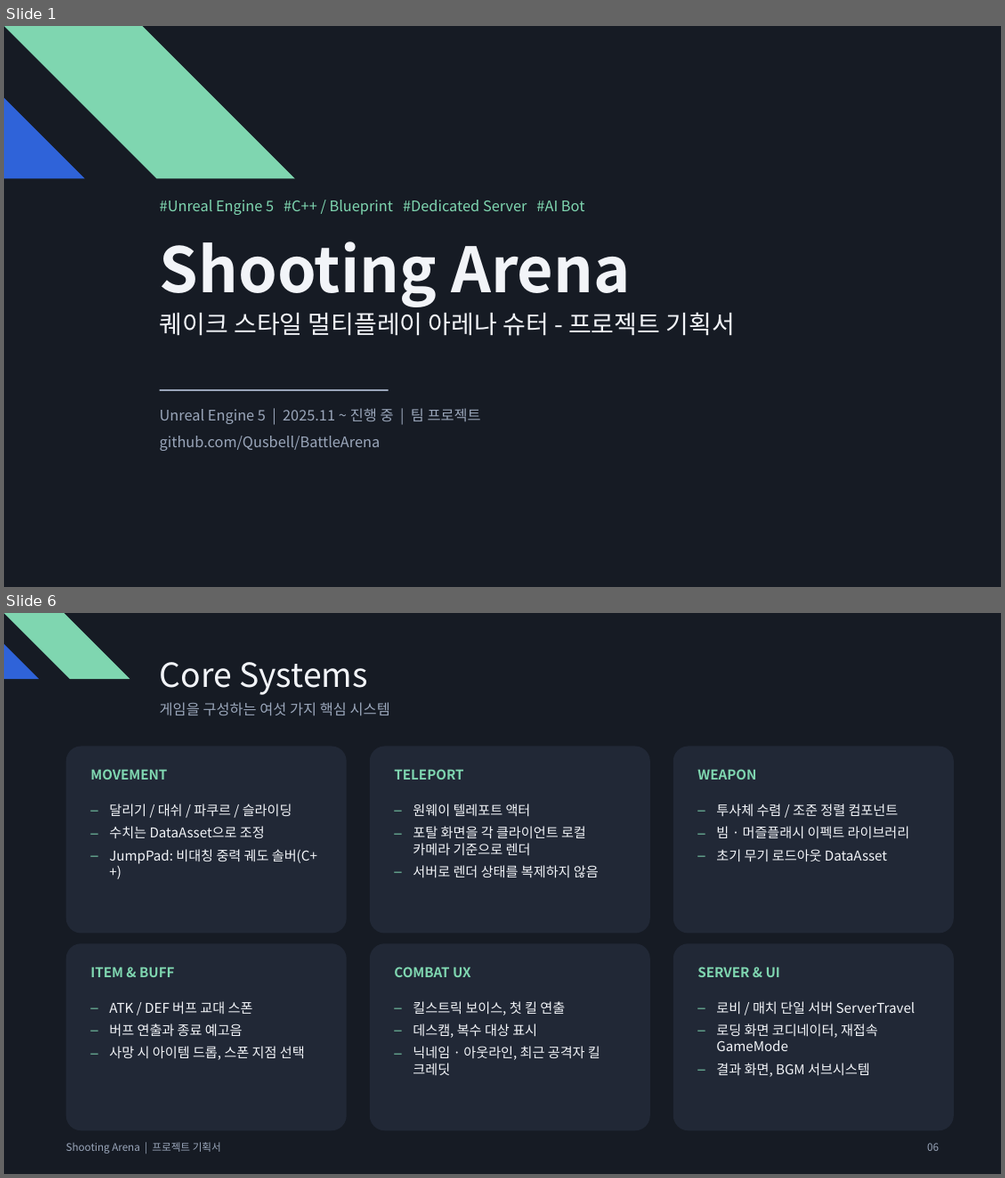
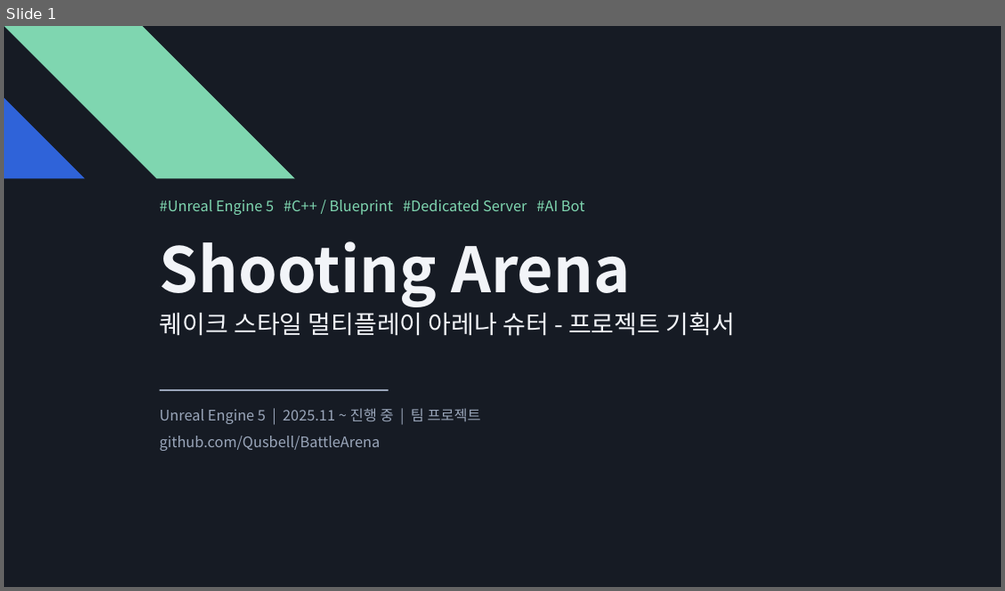
Before and after one commit to Qusbell/BattleArena, a slide deck: Submission/ShootingArena_Project_Plan.pptx. Shown one above the other, each under a label of ours: slides 1 and 6 before the commit, slide 1 after it; the slides between them are not shown. The pictures are 1005x1178 and 1005x591 pixels, drawn with LibreOffice and Linux fonts; fonts in the diff are those of the drawing. Boxes give left, top, right and bottom in pixels: in the first picture for what was removed or moved away, otherwise in the second. Text is boxed around its words. In the diff, an @@ line names an element or a change of style, - is before the commit and + after.

```diff
--- a/Submission/ShootingArena_Project_Plan.pptx
+++ b/Submission/ShootingArena_Project_Plan.pptx
@@ slide 6 removed at (4,613,1001,1174), background #161B24 @@
@@ freeform shape removed at (4,613,129,679) @@
@@ freeform shape removed at (4,644,39,680) @@
@@ text removed at (160,662,368,695) @@
-Core Systems
@@ text removed at (160,702,390,716) @@
-게임을 구성하는 여섯 가지 핵심 시스템
@@ rounded rectangle removed at (66,747,347,933) @@
@@ text removed at (90,769,167,779) @@
-MOVEMENT
@@ rounded rectangle removed at (370,747,650,933) @@
@@ text removed at (394,769,463,779) @@
-TELEPORT
@@ rounded rectangle removed at (673,747,954,933) @@
@@ text removed at (697,769,756,779) @@
-WEAPON
@@ text removed at (109,803,317,864) @@
-– 달리기 / 대쉬 / 파쿠르 / 슬라이딩
-– 수치는 DataAsset으로 조정
-– JumpPad: 비대칭 중력 궤도 솔버(C++)
@@ text removed at (413,803,599,877) @@
-– 원웨이 텔레포트 액터
-– 포탈 화면을 각 클라이언트 로컬 카메라 기준으로 렌더
-– 서버로 렌더 상태를 복제하지 않음
@@ text removed at (716,803,910,861) @@
-– 투사체 수렴 / 조준 정렬 컴포넌트
-– 빔 · 머즐플래시 이펙트 라이브러리
-– 초기 무기 로드아웃 DataAsset
@@ rounded rectangle removed at (66,943,347,1130) @@
@@ rounded rectangle removed at (370,943,650,1130) @@
@@ rounded rectangle removed at (673,943,954,1130) @@
@@ text removed at (90,966,174,977) @@
-ITEM & BUFF
@@ text removed at (394,966,471,977) @@
-COMBAT UX
@@ text removed at (697,966,780,977) @@
-SERVER & UI
@@ text removed at (109,1001,305,1060) @@
-– ATK / DEF 버프 교대 스폰
-– 버프 연출과 종료 예고음
-– 사망 시 아이템 드롭, 스폰 지점 선택
@@ text removed at (413,1001,600,1075) @@
-– 킬스트릭 보이스, 첫 킬 연출
-– 데스캠, 복수 대상 표시
-– 닉네임 · 아웃라인, 최근 공격자 킬 크레딧
@@ text removed at (716,1001,915,1077) @@
-– 로비 / 매치 단일 서버 ServerTravel
-– 로딩 화면 코디네이터, 재접속 GameMode
-– 결과 화면, BGM 서브시스템
@@ text removed at (66,1142,221,1153) @@
-Shooting Arena | 프로젝트 기획서
@@ text removed at (927,1143,938,1151) @@
-06
```
Also in this commit, not shown: 15 slides changed, 13 slides added, 2 other slides removed.
